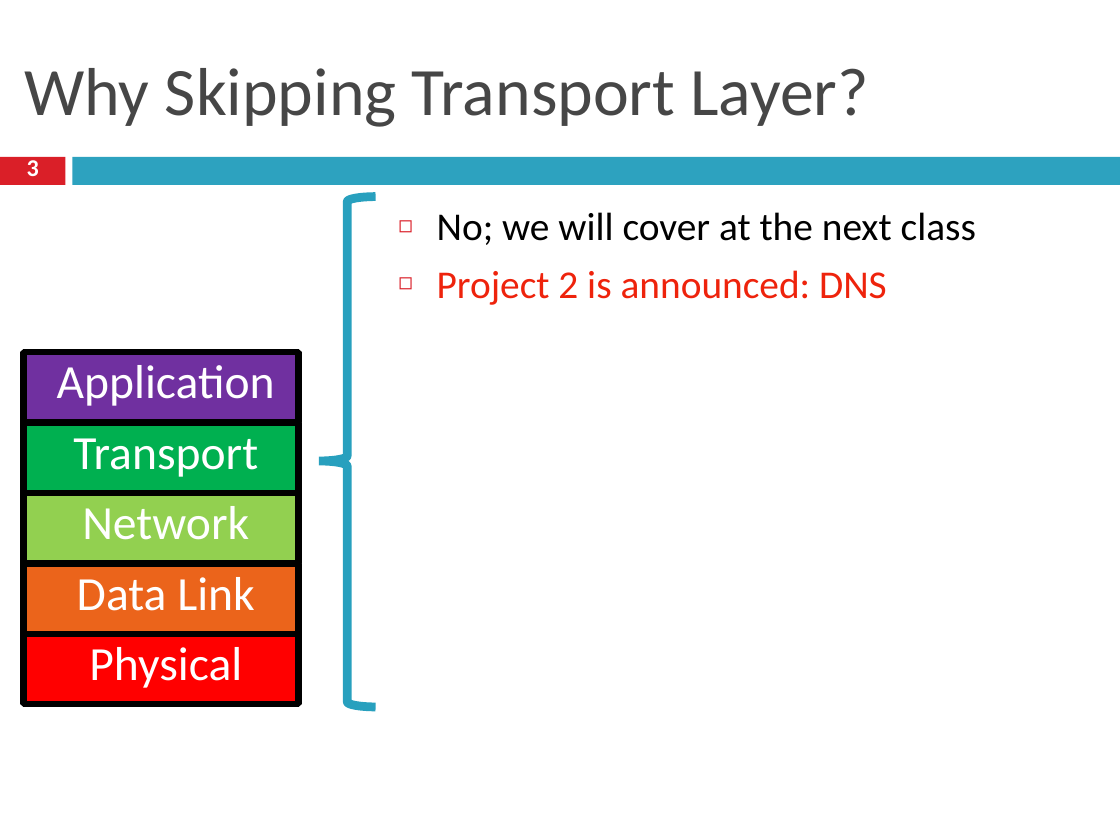
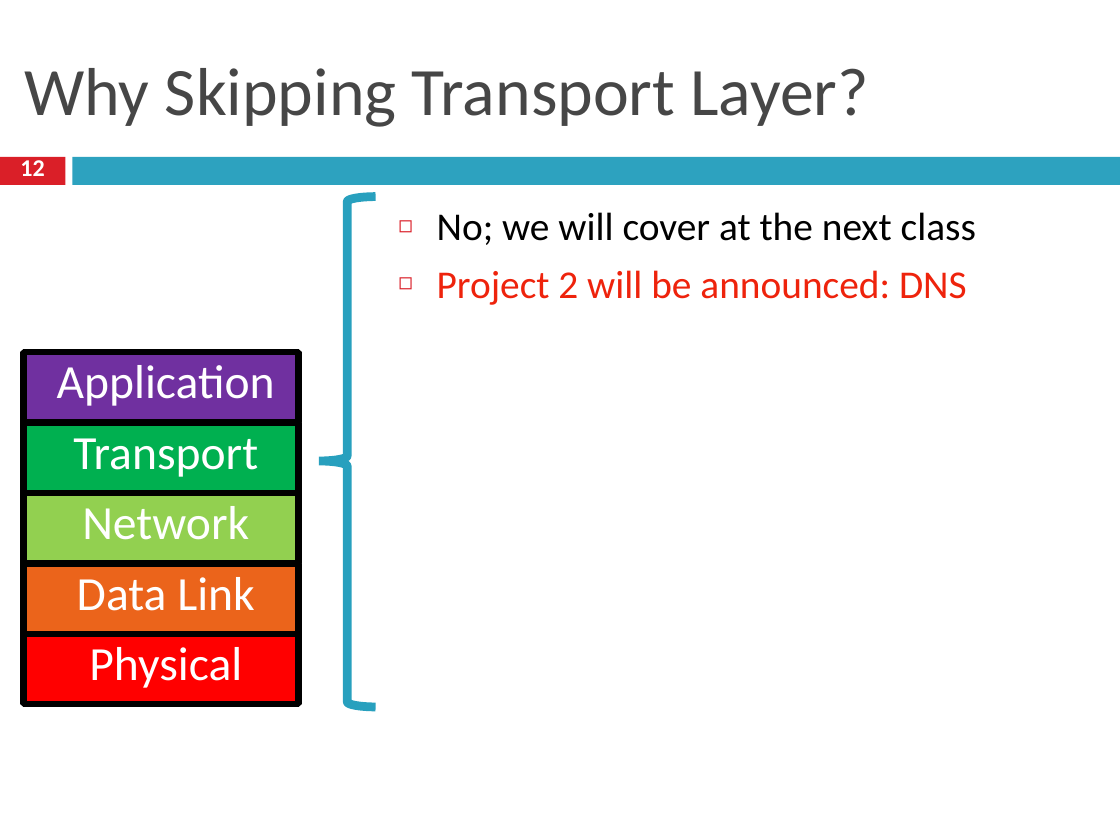
Before and after one commit to taejoong/taejoong.github.io, a slide deck: slide 12 of courses/csci-351/handouts/12-DNS.pptx (slide 3 before the commit). Drawn at 1120x840 pixels with LibreOffice and Linux fonts; fonts in the diff are those of the drawing. Boxes give left, top, right and bottom in pixels: in the first picture for what was removed or moved away, otherwise in the second. Text is boxed around its words. In the diff, an @@ line names an element or a change of style, - is before the commit and + after.

```diff
--- a/courses/csci-351/handouts/12-DNS.pptx
+++ b/courses/csci-351/handouts/12-DNS.pptx
@@ page number at box(20, 155, 44, 176): text changed @@
-3
+12
@@ text at box(437, 270, 967, 305): text changed @@
-◻ Project 2 is announced: DNS
+◻ Project 2 will be announced: DNS
```
Also in this commit, not shown: 6 other slides changed, 1 slide added, 13 slides removed, 3 other files.
